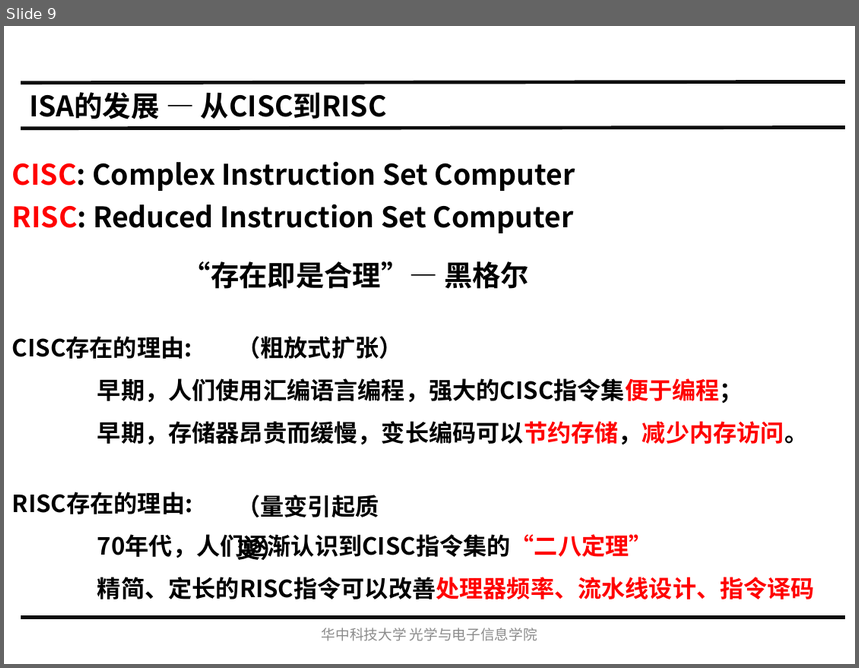
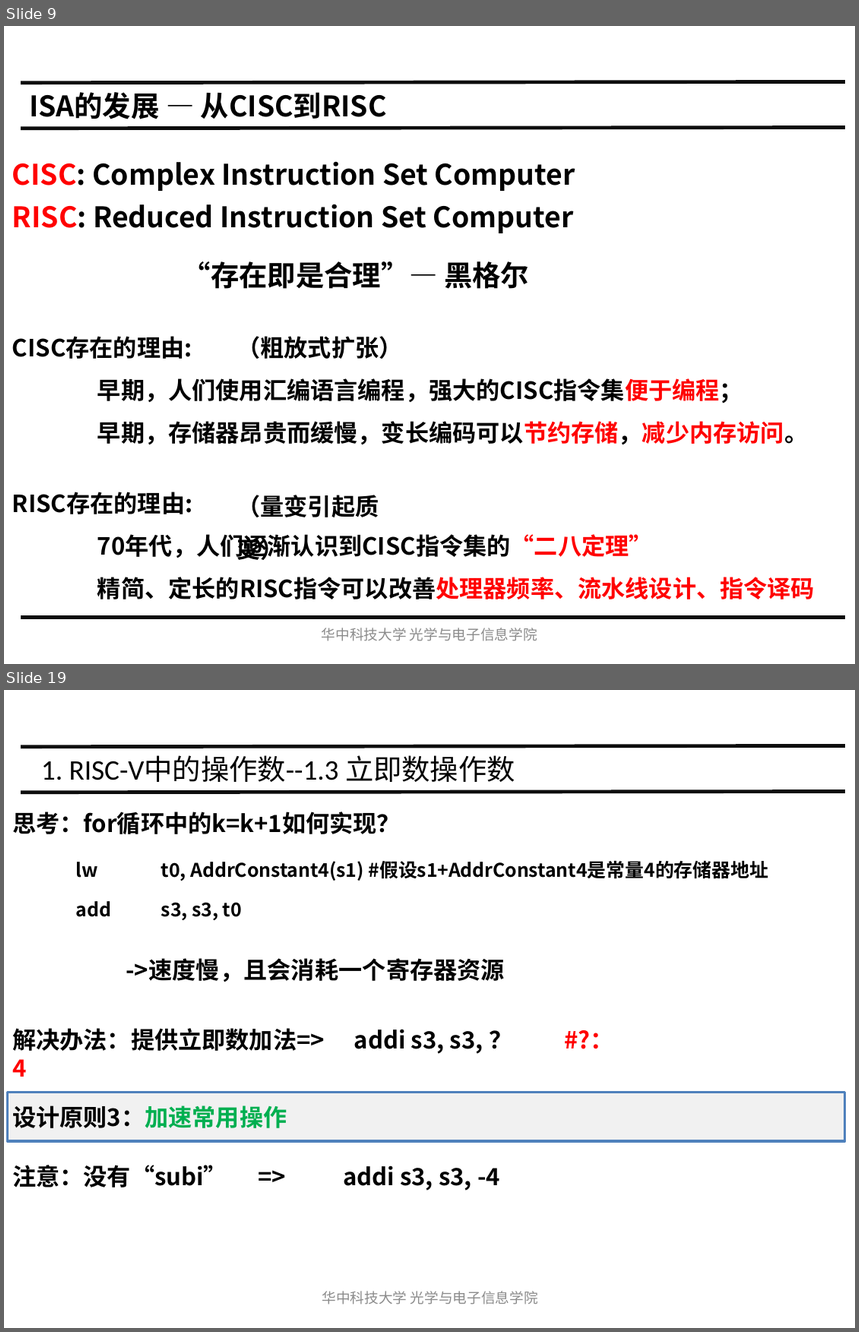
Before and after one commit to hust-gaoyujing/routine, a slide deck: daily/202105-risc-v/20200507-IS/Ch2 指令集体系结构.pptx. Shown one above the other, each under a label of ours: slide 9 before the commit, slides 9 and 19 after it; the slides between them are not shown. The pictures are 859x668 and 859x1332 pixels, drawn with LibreOffice and Linux fonts; fonts in the diff are those of the drawing. Boxes give left, top, right and bottom in pixels: in the first picture for what was removed or moved away, otherwise in the second. Text is boxed around its words. In the diff, an @@ line names an element or a change of style, - is before the commit and + after.

```diff
--- a/daily/202105-risc-v/20200507-IS/Ch2 指令集体系结构.pptx
+++ b/daily/202105-risc-v/20200507-IS/Ch2 指令集体系结构.pptx
@@ slide 19 added at <box>4,690,855,1328</box>, background #FFFFFF @@
@@ line added from (21, 747) to (845, 746), #0D0D0D 3 pt @@
@@ title added at <box>41,755,515,782</box>, 24 pt, text #000000 @@
+1. RISC-V中的操作数--1.3 立即数操作数
@@ line added from (21, 792) to (845, 791), #0D0D0D 3 pt @@
@@ text added at <box>12,812,401,834</box>, 20 pt, text #000000, bold @@
+思考：for循环中的k=k+1如何实现？
@@ text added at <box>76,862,112,917</box>, 16 pt, text #000000, bold @@
+lw
+add
@@ text added at <box>161,861,769,920</box>, 16 pt, text #000000, bold @@
+t0, AddrConstant4(s1) #假设s1+AddrConstant4是常量4的存储器地址
+s3, s3, t0
@@ text added at <box>12,958,505,1054</box>, 20 pt, text #000000, bold @@
+->速度慢，且会消耗一个寄存器资源
+解决办法：提供立即数加法=> addi s3, s3, ？ #?：4
@@ rectangle added at <box>7,1093,845,1142</box>, fill #F1F1F1, outline #4F81BC 2.04 pt, 20 pt, text #000000, bold @@
+设计原则3：加速常用操作
@@ text added at <box>12,1165,500,1191</box>, 20 pt, text #000000, bold @@
+注意：没有“subi” => addi s3, s3, -4
@@ text added at <box>322,1291,538,1305</box>, 12 pt, text #8C8C8C @@
+华中科技大学光学与电子信息学院
```
Also in this commit, not shown: 2 slides changed, 43 other slides added, 7 other files.
